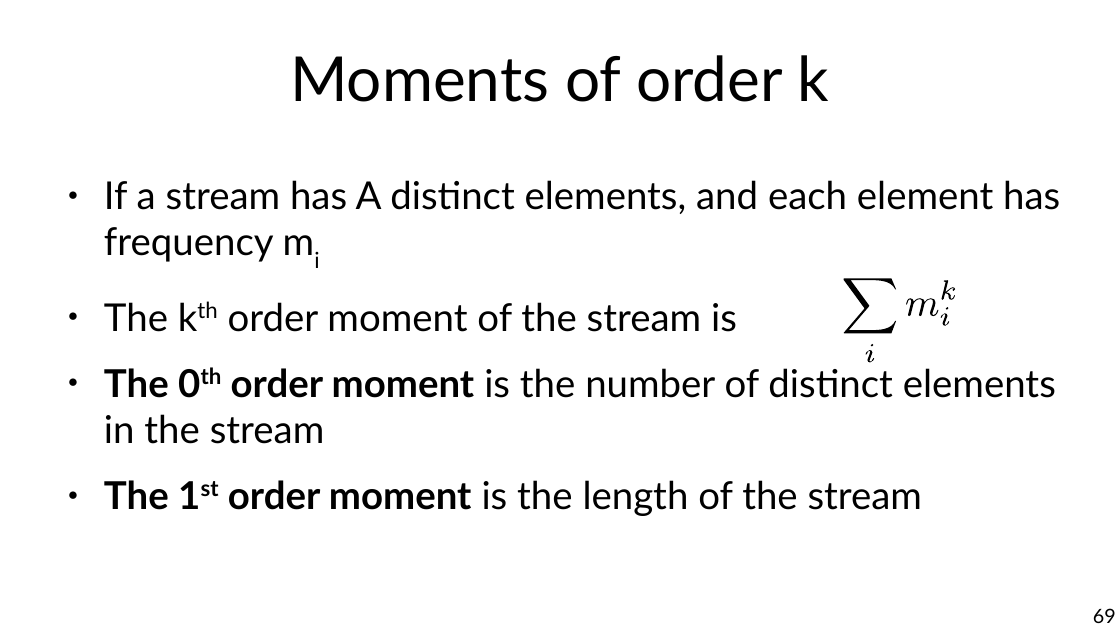
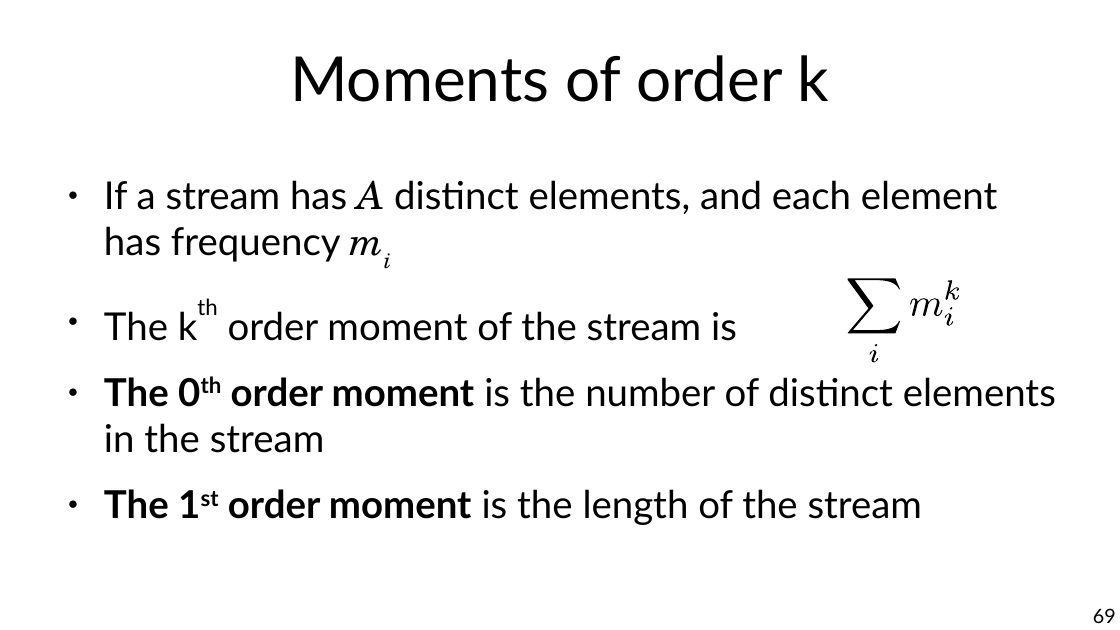
Before and after one commit to marco-calautti/data-mining-course, a slide deck: slide 69 of theory/tt10_streams.odp. Drawn at 1120x630 pixels with LibreOffice and Linux fonts; fonts in the diff are those of the drawing. Boxes give left, top, right and bottom in pixels: in the first picture for what was removed or moved away, otherwise in the second. Text is boxed around its words. In the diff, an @@ line names an element or a change of style, - is before the commit and + after.

```diff
--- a/theory/tt10_streams.odp
+++ b/theory/tt10_streams.odp
@@ text at (x1=104, y1=180, x2=997, y2=341): font Lato to TeX Gyre Schola, italic on in "A mi"; now superscript in "kth" @@
@@ 5 freeform shapes moved together from (x1=844, y1=278, x2=955, y2=363) to (x1=848, y1=278, x2=959, y2=363) @@
```
Also in this commit, not shown: 5 other slides changed.
